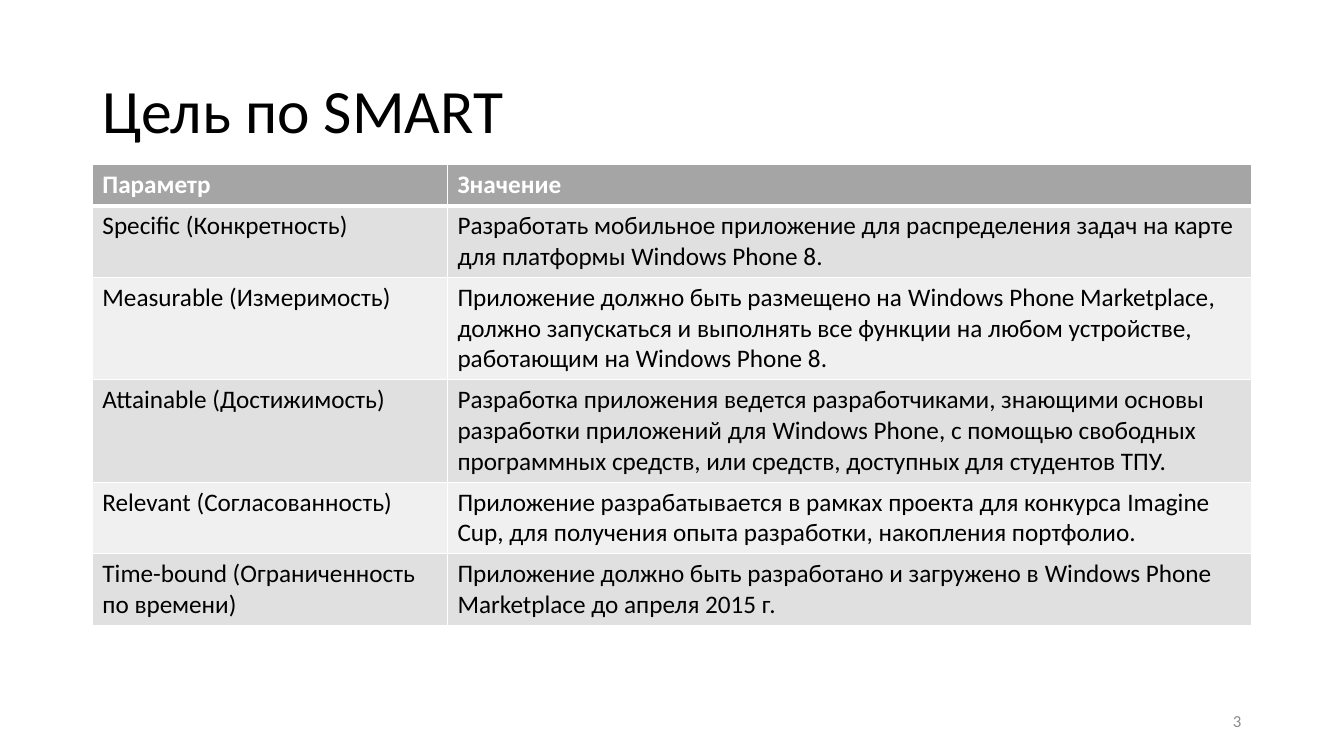
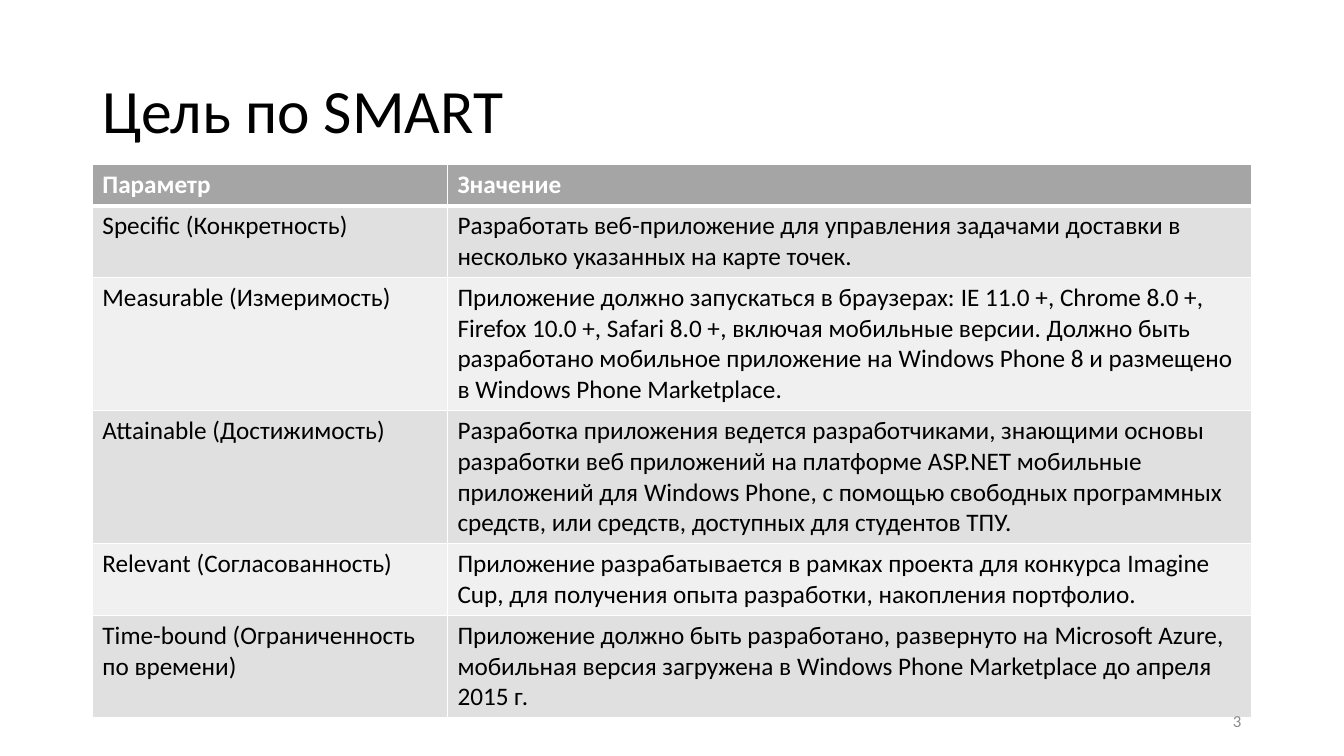
Before and after one commit to nocom91/GeoTime, a slide deck: slide 3 of Документы/GeoTimePresentation-remake.pptx. Drawn at 1344x756 pixels with LibreOffice and Linux fonts; fonts in the diff are those of the drawing; background and template pictures are left out. Boxes give left, top, right and bottom in pixels: in the first picture for what was removed or moved away, otherwise in the second. Text is boxed around its words. In the diff, an @@ line names an element or a change of style, - is before the commit and + after.

```diff
--- a/Документы/GeoTimePresentation-remake.pptx
+++ b/Документы/GeoTimePresentation-remake.pptx
@@ table at <box>93,165,1252,711</box> @@
-row 2, column 2: Разработать мобильное приложение для распределения задач на карте для платформы Windows Phone 8.
+row 2, column 2: Разработать веб-приложение для управления задачами доставки в несколько указанных на карте точек.
-row 3, column 2: Приложение должно быть размещено на Windows Phone Marketplace, должно запускаться и выполнять все функции на любом устройстве, работающим на Windows Phone 8.
+row 3, column 2: Приложение должно запускаться в браузерах: IE 11.0 +, Chrome 8.0 +, Firefox 10.0 +, Safari 8.0 +, включая мобильные версии. Должно быть разработано мобильное приложение на Windows Phone 8 и размещено в Windows Phone Marketplace.
-row 4, column 2: Разработка приложения ведется разработчиками, знающими основы разработки приложений для Windows Phone, с помощью свободных программных средств, или средств, доступных для студентов ТПУ.
+row 4, column 2: Разработка приложения ведется разработчиками, знающими основы разработки веб приложений на платформе ASP.NET мобильные приложений для Windows Phone, с помощью свободных программных средств, или средств, доступных для студентов ТПУ.
-row 6, column 2: Приложение должно быть разработано и загружено в Windows Phone Marketplace до апреля 2015 г.
+row 6, column 2: Приложение должно быть разработано, развернуто на Microsoft Azure, мобильная версия загружена в Windows Phone Marketplace до апреля 2015 г.
```
Also in this commit, not shown: 1 other slide changed, 1 other file.
